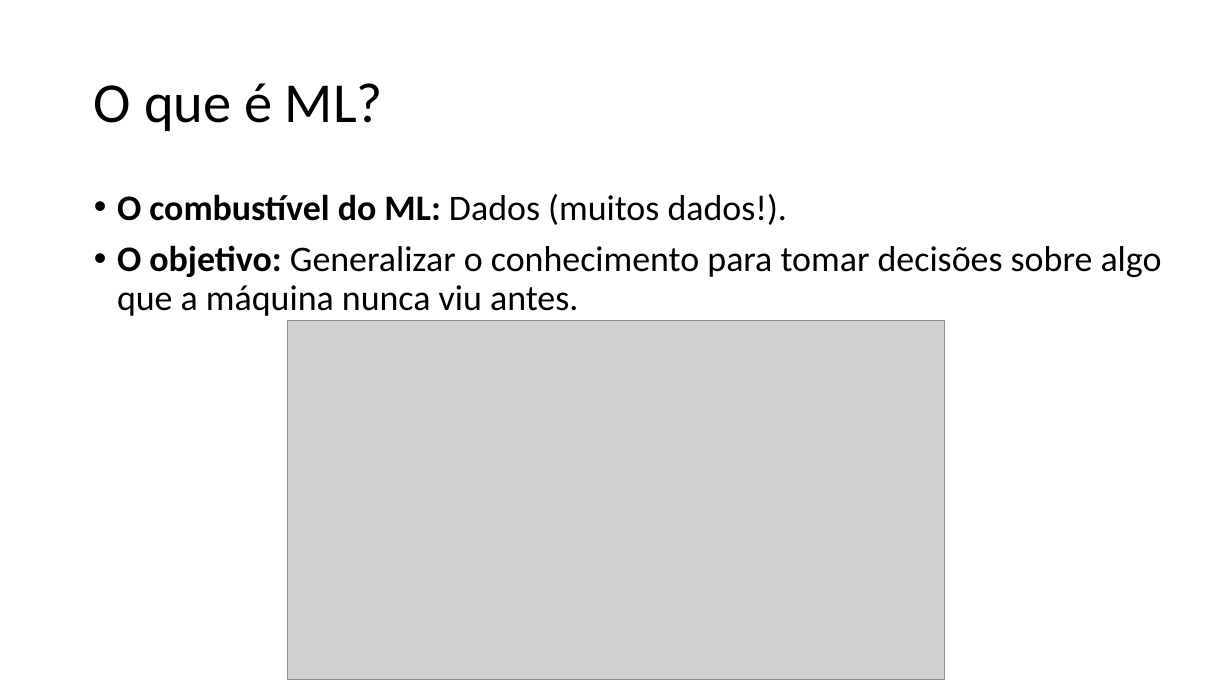
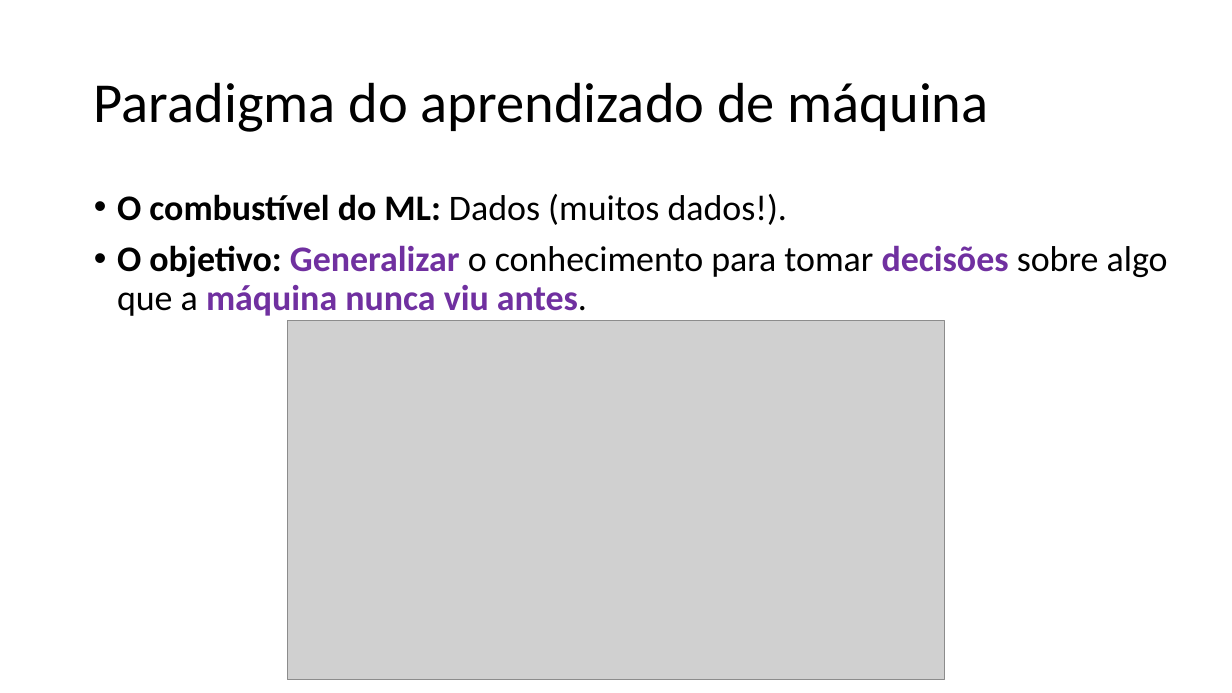
Before and after one commit to zz4fap/c24_inteligencia_artificial, a slide deck: slide 6 of slides/C24_Paradigmas.pptx (slide 5 before the commit). Drawn at 1232x693 pixels with LibreOffice and Linux fonts; fonts in the diff are those of the drawing; grey boxes stand for pictures. Boxes give left, top, right and bottom in pixels: in the first picture for what was removed or moved away, otherwise in the second. Text is boxed around its words. In the diff, an @@ line names an element or a change of style, - is before the commit and + after.

```diff
--- a/slides/C24_Paradigmas.pptx
+++ b/slides/C24_Paradigmas.pptx
@@ title at (94,82,989,132): text changed @@
-O que é ML?
+Paradigma do aprendizado de máquina
@@ text at (117,245,1168,316): text colour #000000 to #7030A0, bold on in "Generalizar decisões máquina nunca viu antes." @@
```
Also in this commit, not shown: 15 other slides changed, 10 slides added, 1 slide removed, 1 other file.
